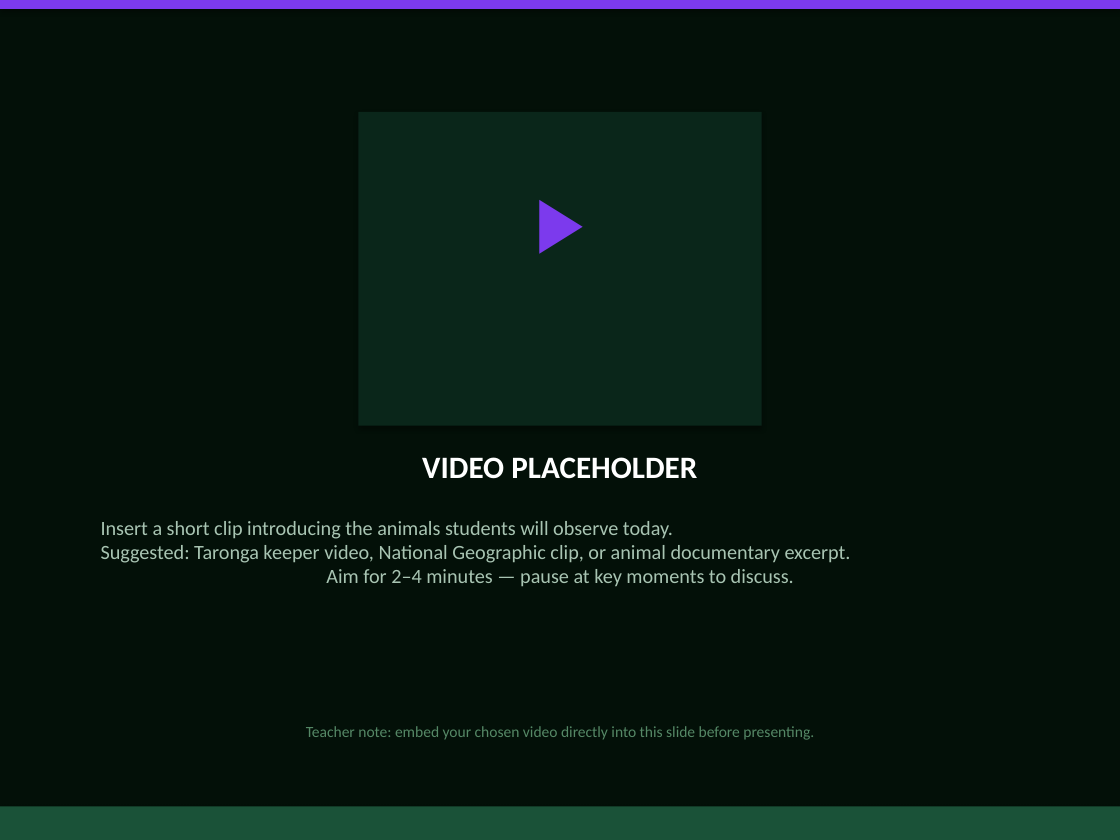
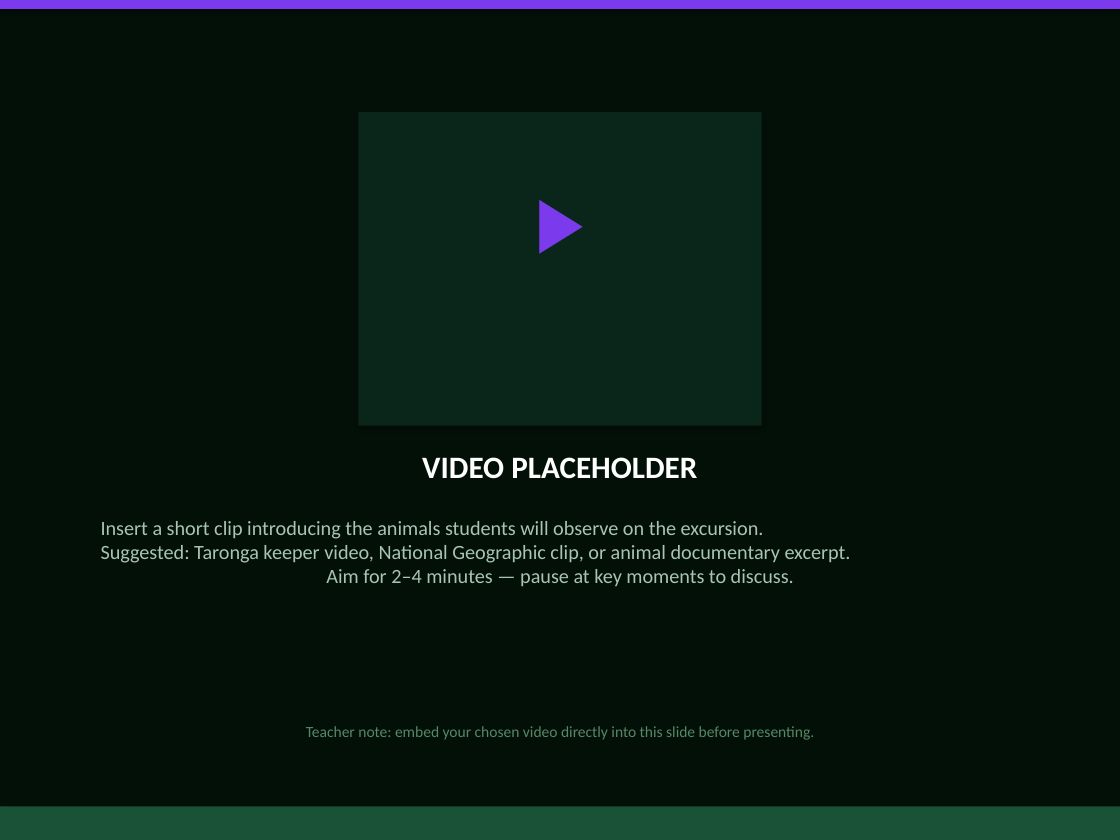
Before and after one commit to ctr2560-prog/TarongaTrackaV2, a slide deck: slide 3 of resources/pptx/pre-english-s2.pptx. Drawn at 1120x840 pixels with LibreOffice and Linux fonts; fonts in the diff are those of the drawing. Boxes give left, top, right and bottom in pixels: in the first picture for what was removed or moved away, otherwise in the second. Text is boxed around its words. In the diff, an @@ line names an element or a change of style, - is before the commit and + after.

```diff
--- a/resources/pptx/pre-english-s2.pptx
+++ b/resources/pptx/pre-english-s2.pptx
@@ text at (101, 521, 851, 587): text changed @@
-Insert a short clip introducing the animals students will observe today.
-Suggested: Taronga keeper video, National Geographic clip, or animal documentary excerpt.
-Aim for 2–4 minutes — pause at key moments to discuss.
+Insert a short clip introducing the animals students will observe on the excursion.
+Suggested: Taronga keeper video, National Geographic clip, or animal documentary excerpt.
+Aim for 2–4 minutes — pause at key moments to discuss.
```
Also in this commit, not shown: 33 other files.
